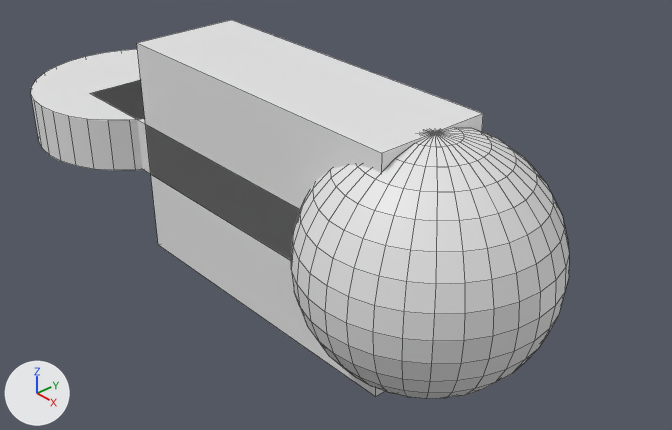
A saved change to the Blender file meshes/assets/Link2.blend.
Before and after are seen from a camera (50 mm lens) standing at (0.788, -0.436, 0.354) and looking at (0.258, 0.037, -0.035). Every picture has the same lights, and +X, +Y and +Z are marked at lower left. Mesh edges are drawn as thin lines.

The older version as bpy lines, for what is in view:
```python
me_cube = bpy.data.meshes.new('Cube')
me_cube.from_pydata(...)  # a box spanning x -0.5..1.0, y -1.0..1.0, z -4.0..4.0; a UV sphere (32 segments, 16 rings, poles along z) spanning x 0.5..1.5, y -2.0..2.0, z -4.0..4.0; a box spanning x -1.0..1.0, y -1.0..1.0, z -1.0..1.0; a 32-sided cylinder along z spanning x -1.5..-0.5, y -2.0..2.0, z -1.0..1.0
ob_cube = bpy.data.objects.new('Cube', me_cube)
ob_cube.location = (0.2, 0.0, 0.0)
ob_cube.scale = (0.2, 0.05, 0.025)
```
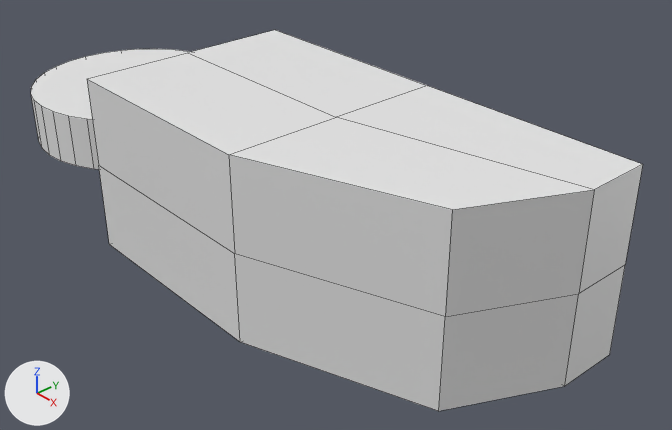
Where the newer file only moved an object's origin or applied its transform, the numbers keep the older frame.

Pixel boxes (x1, y1, x2, y2) of what changed, in the pictures (672 x 430 px):
'Cube', reshaped (14% wider)
    before: (31, 20, 569, 399)
    after: (31, 30, 643, 411)
part 1 of me_cube, rebuilt (100% wider, 40% taller)
    before: (291, 128, 569, 399)
    after: (87, 30, 643, 411)
part 2 of me_cube, deleted
    before: (137, 20, 483, 397)
part 3 of me_cube, deleted
    before: (91, 80, 300, 260)

Edits to the bpy script that builds the scene:
```text
Change me_cube:
    used by ob_cube; location = (0.2, 0.0, 0.0); scale = (0.2, 0.05, 0.025)
    remove me_cube.from_pydata(...)  # 562 vertices, 558 faces; spans x -1.5..1.5, y -2.0..2.0, z -4.0..4.0
    add me_cube.from_pydata(...)  # 90 vertices, 58 faces; spans x -1.5..1.5, y -2.0..2.0, z -3.2..3.2
    me_cube part 1: the loose piece of 482 vertices spanning x 0.5..1.5, y -2.0..2.0, z -4.0..4.0 is rebuilt with 26 vertices and now spans x -0.5..1.5, y -2.0..2.0, z -3.2..3.2
    me_cube part 2: the loose piece of 8 vertices spanning x -0.5..1.0, y -1.0..1.0, z -4.0..4.0 is deleted
    me_cube part 3: the loose piece of 8 vertices spanning x -1.0..1.0, y -1.0..1.0, z -1.0..1.0 is deleted
```
